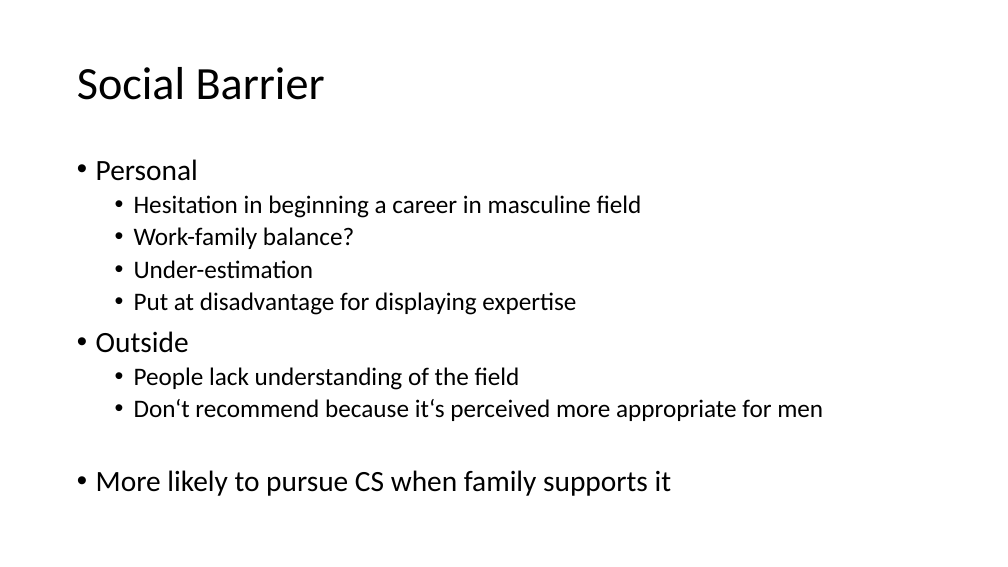
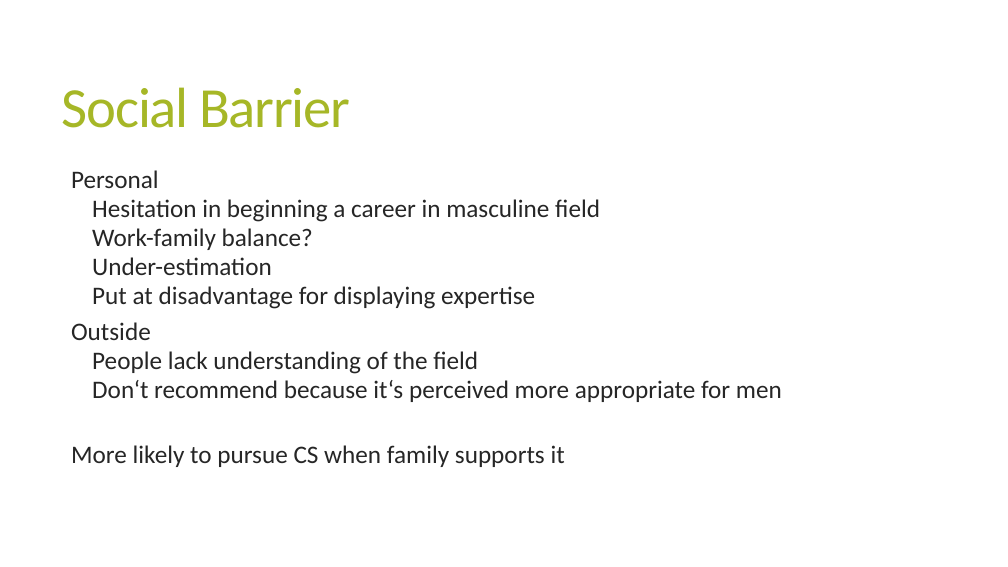
Before and after one commit to EvaJobst/FOT-Paper, a slide deck: slide 16 of Paper - Presentation.pptx. Drawn at 1008x567 pixels with LibreOffice and Linux fonts; fonts in the diff are those of the drawing. Boxes give left, top, right and bottom in pixels: in the first picture for what was removed or moved away, otherwise in the second. Text is boxed around its words. In the diff, an @@ line names an element or a change of style, - is before the commit and + after.

```diff
--- a/Paper - Presentation.pptx
+++ b/Paper - Presentation.pptx
@@ title "Social Barrier": place and size @@
-title "Social Barrier" at [77, 67, 325, 100]
+title "Social Barrier" at [62, 87, 350, 128]
@@ title "Social Barrier" at [62, 87, 350, 128]: size 44 to 54 pt, text colour #000000 to #A6B727, letter spacing 0 to -1.2 pt; line spacing 0.9 to 0.85 @@
@@ text "Personal": place and size @@
-text "Personal" at [96, 159, 823, 496]
+text "Personal" at [71, 170, 782, 467]
@@ text "Personal" at [71, 170, 782, 467]: size 28 to 24 pt in "Personal", "Outside", "More likely to pursue CS when family ..."; text colour #000000 to #262626; bullet • to  ; line spacing 0.9 to 0.75; more space between paragraphs @@
```
Also in this commit, not shown: 17 other slides changed, 1 slide added, 1 slide removed.
